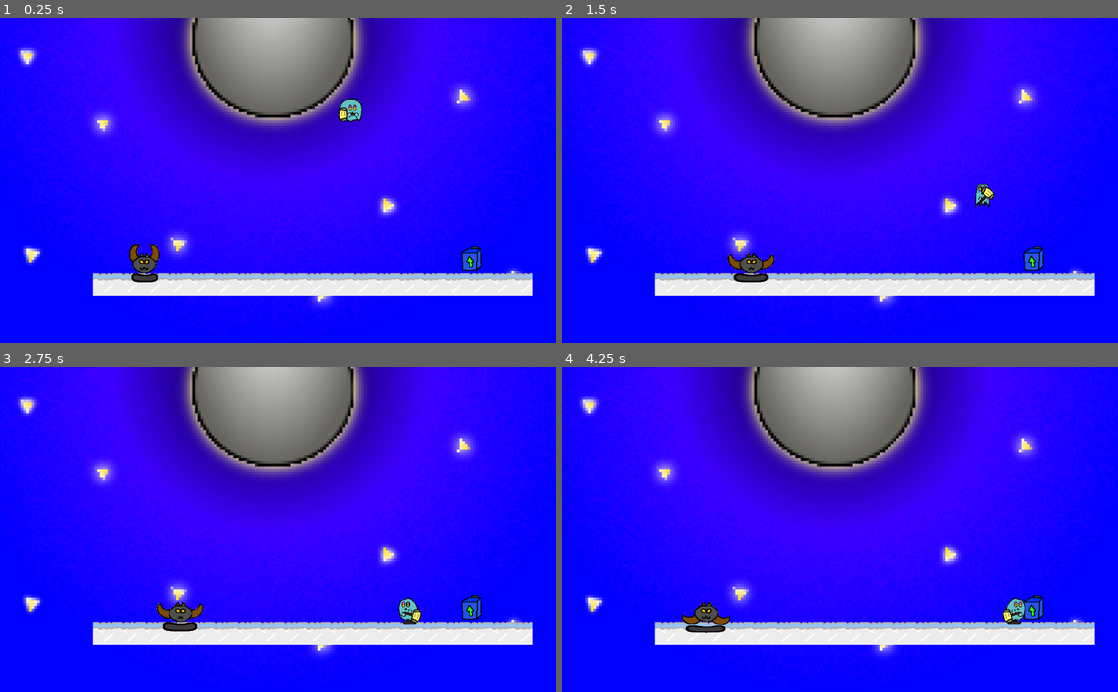
Above: before the commit, frames 1-4 (two rows, left to right).
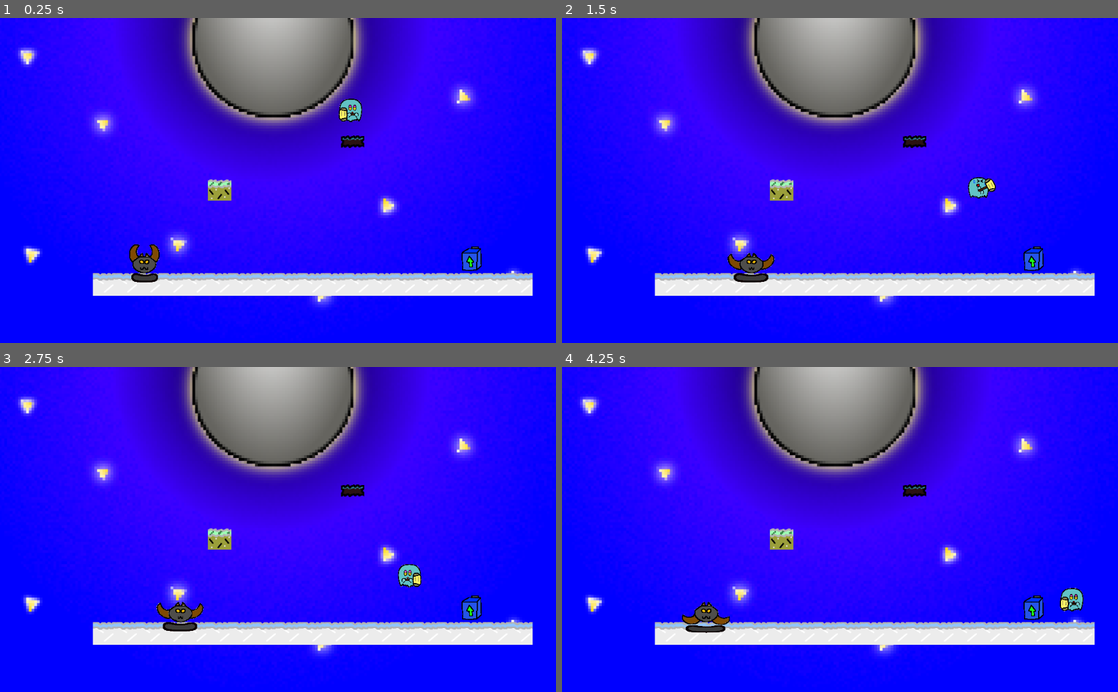
Above: after the commit, the same moments.

Repository: maishiroma/AXChibiGameJam2022
Game: Godot game, scene res://Levels/Level2.tscn
Two runs of this game, one before a commit and one after it. Both use one fixed random seed, a clock stepped at 60 frames per second and the inputs below. Sound files missing from this copy of the repository are replaced by a short silence.
Inputs:
- Up to frame 1 (0.25 s): no input
- Up to frame 2 (1.5 s): hold Right (move_right) from 0.53 s (still down); tap Z (deploy_hammer) at 0.6, 1.35 s; tap Space (Jump) at 0.77 s
- Up to frame 3 (2.75 s): tap Space (Jump) at 1.52 s; release Right (move_right) at 2.03 s; hold Left (move_left) from 2.03 s (still down); tap Z (deploy_hammer) at 2.1 s
- Up to frame 4 (4.25 s): release Left (move_left) at 2.78 s; hold Right (move_right) from 2.78 s (still down); tap Z (deploy_hammer) at 2.85, 3.6 s; tap Space (Jump) at 3.02, 3.77 s

The runs differ from the first frame. In frame 1, 0.4% of the frame differs, in the area x 37-66%, y 36-57%; in frame 2, 0.8%; in frame 3, 1.0%, in the area x 37-76%, y 36-80%; in frame 4, 1.0%.

Commit message:
Added graphics to new platform and updated code for bounce

Diff:
--- a/Levels/Level2.tscn
+++ b/Levels/Level2.tscn
@@ -14,6 +14,8 @@
 [ext_resource path="res://Prefabs/InvisibleWall.tscn" type="PackedScene" id=12]
 [ext_resource path="res://Prefabs/Enemy.tscn" type="PackedScene" id=13]
 [ext_resource path="res://Prefabs/SpringDoor.tscn" type="PackedScene" id=14]
+[ext_resource path="res://Prefabs/BreakableGround.tscn" type="PackedScene" id=15]
+[ext_resource path="res://Prefabs/SquishPlatform.tscn" type="PackedScene" id=16]
 
 [sub_resource type="ConvexPolygonShape2D" id=1]
 points = PoolVector2Array( 63, 62, 0, 62, 0, 1, 63, 1 )
@@ -198,6 +200,8 @@
 jump_strength = 500.0
 gravity_scale = 1000.0
 max_high_jumps = 2
+ground_bounce = 1000.0
+weak_ground_bounce = 100.0
 
 [node name="MainCamera" parent="." instance=ExtResource( 1 )]
 
@@ -225,3 +229,10 @@
 position = Vector2( 534, 212 )
 scale = Vector2( 0.3, 0.3 )
 scene_to_load = "Level1"
+
+[node name="BreakableGround" parent="." instance=ExtResource( 15 )]
+position = Vector2( -161, 26 )
+bounce_strength = 506.0
+
+[node name="SquishPlatform" parent="." instance=ExtResource( 16 )]
+position = Vector2( 206, -107 )
--- a/Prefabs/BreakableGround.tscn
+++ b/Prefabs/BreakableGround.tscn
@@ -1,29 +1,53 @@
-[gd_scene load_steps=5 format=2]
+[gd_scene load_steps=11 format=2]
 
-[ext_resource path="res://icon.png" type="Texture" id=1]
+[ext_resource path="res://Art/BreakableGround/BreakableBlock_Idle.png" type="Texture" id=1]
 [ext_resource path="res://Scripts/BreakableGround.gd" type="Script" id=2]
+[ext_resource path="res://Art/BreakableGround/BreakableBlock_Break_6.png" type="Texture" id=3]
+[ext_resource path="res://Art/BreakableGround/BreakableBlock_Break_4.png" type="Texture" id=4]
+[ext_resource path="res://Art/BreakableGround/BreakableBlock_Break_2.png" type="Texture" id=5]
+[ext_resource path="res://Art/BreakableGround/BreakableBlock_Break_5.png" type="Texture" id=6]
+[ext_resource path="res://Art/BreakableGround/BreakableBlock_Break_1.png" type="Texture" id=7]
+[ext_resource path="res://Art/BreakableGround/BreakableBlock_Break_3.png" type="Texture" id=8]
 
 [sub_resource type="SpriteFrames" id=1]
 animations = [ {
+"frames": [ ExtResource( 7 ), ExtResource( 5 ), ExtResource( 8 ), ExtResource( 4 ), ExtResource( 6 ), ExtResource( 3 ) ],
+"loop": true,
+"name": "break",
+"speed": 5.0
+}, {
+"frames": [ ExtResource( 3 ) ],
+"loop": true,
+"name": "empty",
+"speed": 5.0
+}, {
 "frames": [ ExtResource( 1 ) ],
 "loop": true,
-"name": "default",
+"name": "idle",
+"speed": 5.0
+}, {
+"frames": [ ExtResource( 3 ), ExtResource( 6 ), ExtResource( 4 ), ExtResource( 8 ), ExtResource( 5 ), ExtResource( 7 ) ],
+"loop": true,
+"name": "revert",
 "speed": 5.0
 } ]
 
 [sub_resource type="RectangleShape2D" id=2]
-extents = Vector2( 33.5, 33 )
+extents = Vector2( 32, 25 )
 
 [node name="BreakableGround" type="StaticBody2D" groups=["HammerInteract"]]
 script = ExtResource( 2 )
 
 [node name="AnimatedSprite" type="AnimatedSprite" parent="."]
 frames = SubResource( 1 )
+animation = "idle"
 
 [node name="CollisionShape2D" type="CollisionShape2D" parent="."]
-position = Vector2( -0.5, 0 )
+position = Vector2( 0, 5 )
 shape = SubResource( 2 )
 
 [node name="Timer" type="Timer" parent="."]
+one_shot = true
 
+[connection signal="animation_finished" from="AnimatedSprite" to="." method="_on_AnimatedSprite_animation_finished"]
 [connection signal="timeout" from="Timer" to="." method="_on_Timer_timeout"]
--- a/Prefabs/SquishPlatform.tscn
+++ b/Prefabs/SquishPlatform.tscn
@@ -1,29 +1,41 @@
-[gd_scene load_steps=5 format=2]
+[gd_scene load_steps=9 format=2]
 
-[ext_resource path="res://icon.png" type="Texture" id=1]
+[ext_resource path="res://Art/SquishPlatform/MoveableBlock_Animate_4.png" type="Texture" id=1]
 [ext_resource path="res://Scripts/SquishPlatform.gd" type="Script" id=2]
+[ext_resource path="res://Art/SquishPlatform/MoveableBlock_Animate_3.png" type="Texture" id=3]
+[ext_resource path="res://Art/SquishPlatform/MoveableBlock_Animate_2.png" type="Texture" id=4]
+[ext_resource path="res://Art/SquishPlatform/MoveableBlock_Animate_1.png" type="Texture" id=5]
+[ext_resource path="res://Art/SquishPlatform/MoveableBlock_Idle.png" type="Texture" id=6]
 
 [sub_resource type="SpriteFrames" id=1]
 animations = [ {
-"frames": [ ExtResource( 1 ) ],
+"frames": [ ExtResource( 6 ) ],
 "loop": true,
-"name": "default",
+"name": "idle",
+"speed": 5.0
+}, {
+"frames": [ ExtResource( 5 ), ExtResource( 4 ), ExtResource( 3 ), ExtResource( 1 ) ],
+"loop": true,
+"name": "move",
 "speed": 5.0
 } ]
 
 [sub_resource type="RectangleShape2D" id=2]
-extents = Vector2( 32, 32 )
+extents = Vector2( 32, 13 )
 
 [node name="SquishPlatform" type="KinematicBody2D" groups=["HammerInteract"]]
 script = ExtResource( 2 )
 
 [node name="AnimatedSprite" type="AnimatedSprite" parent="."]
 frames = SubResource( 1 )
+animation = "idle"
 
 [node name="CollisionShape2D" type="CollisionShape2D" parent="."]
+position = Vector2( 0, 3 )
 shape = SubResource( 2 )
 
 [node name="MoveTime" type="Timer" parent="."]
 wait_time = 0.5
+one_shot = true
 
 [connection signal="timeout" from="MoveTime" to="." method="_on_MoveTime_timeout"]
--- a/Scripts/BreakableGround.gd
+++ b/Scripts/BreakableGround.gd
@@ -2,19 +2,36 @@
 
 # Public variables
 export var respawn_time = 5
+export var bounce_strength = 100.0
 
 # Sets up the timer
 func _ready():
 	$Timer.wait_time = respawn_time
+	$AnimatedSprite.animation = "idle"
 
 # When the player hits this, the block dissapears
-func _on_Player_hammer_hit():
-	$CollisionShape2D.set_deferred("disabled", true)
-	# If this block has a positive spawn time, this will respawn
-	# if not, the block never respawns
-	if respawn_time > 0:
-		$Timer.start()
+func _on_Player_hammer_hit(collider_name):
+	if name == collider_name:
+		$CollisionShape2D.set_deferred("disabled", true)
+		# If this block has a positive spawn time, this will respawn
+		# if not, the block never respawns
+		if respawn_time > 0:
+			$Timer.start()
+			$AnimatedSprite.animation = "break"
+			$AnimatedSprite.speed_scale = 2
+			$AnimatedSprite.play()
 
 # After the timer goes off, the block can be interacted again
 func _on_Timer_timeout():
-	$CollisionShape2D.set_deferred("disabled", false)
+	$AnimatedSprite.animation = "revert"
+	$AnimatedSprite.play()
+
+# Once the specific animation plays once, we stop it
+func _on_AnimatedSprite_animation_finished():
+	if $AnimatedSprite.get_animation() == "break":
+		$AnimatedSprite.animation = "empty"
+	elif $AnimatedSprite.get_animation() == "revert":
+		$AnimatedSprite.animation = "idle"
+		$CollisionShape2D.set_deferred("disabled", false)
+	$AnimatedSprite.stop()
+	$AnimatedSprite.speed_scale = 1
--- a/Scripts/Enemy.gd
+++ b/Scripts/Enemy.gd
@@ -8,6 +8,7 @@
 export var gravity_scale = 4500.0
 export var is_horizontal = true
 export var patrol_time = 2
+export var bounce_strength = 505.5
 
 var move_direction = 0
 var move_velocity = Vector2.ZERO
--- a/Scripts/Player.gd
+++ b/Scripts/Player.gd
@@ -1,9 +1,9 @@
 # This allows for movement by force
 extends KinematicBody2D
 
-signal spring_door_activate
+signal spring_door_activate(collider_name)
 signal hit_enemy(collider_name)
-signal hammer_interact
+signal hammer_interact(collider_name)
 
 # What direction is the player going UP
 const UP_DIRECTION = Vector2.UP
@@ -14,6 +14,8 @@
 export var gravity_scale = 4500.0
 export var high_jump_mod = 0.5
 export var max_high_jumps = 3
+export var ground_bounce = 4000.0
+export var weak_ground_bounce = 400.0
 
 # Private variables
 var move_velocity = Vector2.ZERO
@@ -142,14 +144,20 @@
 
 	position = saved_checkpoint
 
+func get_bounce_height(node_name, group_name):
+	for curr_node in get_tree().get_nodes_in_group(group_name):
+		if curr_node.name == node_name:
+			return curr_node.bounce_strength
+	return ground_bounce
+
 # If we hit a platform while the hammer is out, we perform a high jump
 func _on_HammerHitBox_body_entered(body):
 	if body.is_in_group("HammerInteract"):
 		is_deploying_hammer = false
 		is_high_jump = true
 		numb_high_jumps = 1
-		curr_high_jump_strength = lerp(curr_high_jump_strength, jump_strength * 1.2, high_jump_mod)
-		emit_signal("hammer_interact")
+		curr_high_jump_strength = lerp(curr_high_jump_strength, get_bounce_height(body.name, "HammerInteract"), high_jump_mod)
+		emit_signal("hammer_interact", body.name)
 		$PlayerSounds/HammerHit.play()
 		$HammerHitBox/HammerJumpCooldown.start()
 	elif body.is_in_group("Ground"):
@@ -157,17 +165,17 @@
 		is_high_jump = true
 		if numb_high_jumps < max_high_jumps:
 			numb_high_jumps += 1
-			curr_high_jump_strength = lerp(curr_high_jump_strength, jump_strength * 2, high_jump_mod)
+			curr_high_jump_strength = lerp(curr_high_jump_strength, ground_bounce, high_jump_mod)
 			$HammerHitBox/HammerJumpCooldown.start()
 		else:
-			curr_high_jump_strength = lerp(curr_high_jump_strength, jump_strength / 100, high_jump_mod)
+			curr_high_jump_strength = lerp(curr_high_jump_strength, weak_ground_bounce, high_jump_mod)
 			$HammerHitBox/HammerJumpCooldown.start()
 		$PlayerSounds/HammerHit.play()
 	elif body.is_in_group("Enemy"):
 		numb_high_jumps = 1
 		is_deploying_hammer = false
 		is_high_jump = true
-		curr_high_jump_strength = lerp(curr_high_jump_strength, jump_strength * 1.1, high_jump_mod)
+		curr_high_jump_strength = lerp(curr_high_jump_strength, get_bounce_height(body.name, "Enemy"), high_jump_mod)
 		# We pass an extra argument to the signal
 		emit_signal("hit_enemy", body.name)
 		$HammerHitBox/HammerJumpCooldown.start()
@@ -177,9 +185,9 @@
 		is_deploying_hammer = false
 		can_input = false
 		move_velocity.x = 0.0
-		curr_high_jump_strength = lerp(curr_high_jump_strength, jump_strength * 4, high_jump_mod)
+		curr_high_jump_strength = lerp(curr_high_jump_strength, get_bounce_height(body.name, "SpringDoor"), high_jump_mod)
 		MainCameraNode.smoothing_speed = 0.1
-		emit_signal("spring_door_activate")
+		emit_signal("spring_door_activate", body.name)
 		$PlayerSounds/HammerHit.play()
 
 # When the timer ends, we stop the higher jump
@@ -213,5 +221,6 @@
 		$PlayerSprite.speed_scale = 1
 		$PlayerSprite.animation = "deploy_hammer_stay"
 
+# When the player is dying, what happens once it finishes
 func _on_Die_finished():
 	MainCameraNode.smoothing_speed = 1;
--- a/Scripts/SpringDoor.gd
+++ b/Scripts/SpringDoor.gd
@@ -2,6 +2,7 @@
 
 # Allows us to specify a scene file to load
 export var scene_to_load = "TestLevel"
+export var bounce_strength = 2000.0
 
 var current_scene = null
 var has_activated = false
@@ -33,8 +34,8 @@
 	get_tree().set_current_scene(current_scene)
 
 # When the player activates the spring, the scene changes
-func _on_Player_spring_door_activate():
-	if !has_activated:
+func _on_Player_spring_door_activate(collider_name):
+	if !has_activated and name == collider_name:
 		has_activated = true
 		$AnimatedSprite.animation = "activate"
 		$AnimatedSprite.speed_scale = 2
--- a/Scripts/SquishPlatform.gd
+++ b/Scripts/SquishPlatform.gd
@@ -6,9 +6,13 @@
 # Public variables to determine block behavior
 export var move_rate = 2
 export var move_vertical = true
+export var bounce_strength = 100.0
 
 # Private Variables
 var move_velocity = Vector2.ZERO
+
+func _ready():
+	$AnimatedSprite.animation = "idle"
 
 # Determines block movement
 func _physics_process(_delta):
@@ -16,13 +20,19 @@
 	move_and_collide(move_velocity, false)
 
 # When the player hits this, the block moves
-func _on_Player_hammer_hit():
-	if move_vertical == false:
-		move_velocity = Vector2(1 * move_rate, 0)
-	else:
-		move_velocity = Vector2(0, 1 * move_rate)
-	$MoveTime.start()
+func _on_Player_hammer_hit(collider_name):
+	if name == collider_name:
+		if move_vertical == false:
+			move_velocity = Vector2(1 * move_rate, 0)
+		else:
+			move_velocity = Vector2(0, 1 * move_rate)
+		$AnimatedSprite.animation = "move"
+		$AnimatedSprite.speed_scale = 5
+		$AnimatedSprite.play()
+		$MoveTime.start()
 
 # Upon a set timer, the block stops moving
 func _on_MoveTime_timeout():
 	move_velocity = Vector2.ZERO
+	$AnimatedSprite.animation = "idle"
+	$AnimatedSprite.stop()
Binary file added: Art/BreakableGround/BreakableBlock_Break_1.png
Not shown, added: Art/BreakableGround/BreakableBlock_Break_1.png.import
Binary file added: Art/BreakableGround/BreakableBlock_Break_2.png
Not shown, added: Art/BreakableGround/BreakableBlock_Break_2.png.import
Binary file added: Art/BreakableGround/BreakableBlock_Break_3.png
Not shown, added: Art/BreakableGround/BreakableBlock_Break_3.png.import
Binary file added: Art/BreakableGround/BreakableBlock_Break_4.png
Not shown, added: Art/BreakableGround/BreakableBlock_Break_4.png.import
Binary file added: Art/BreakableGround/BreakableBlock_Break_5.png
Not shown, added: Art/BreakableGround/BreakableBlock_Break_5.png.import
Binary file added: Art/BreakableGround/BreakableBlock_Break_6.png
Not shown, added: Art/BreakableGround/BreakableBlock_Break_6.png.import
(and 13 more such lines)
